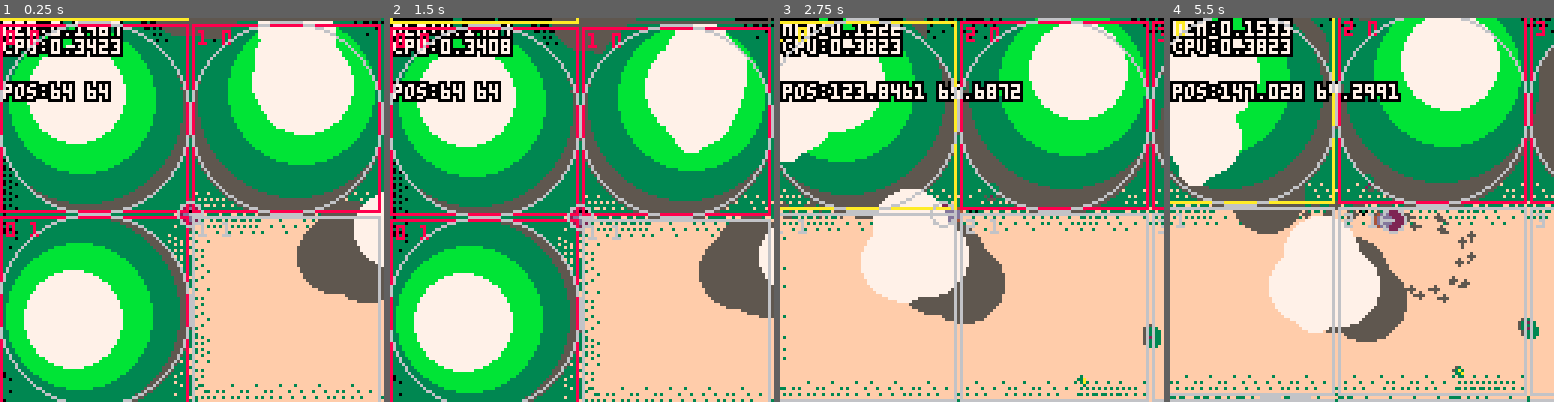
Above: before the commit, frames 1-4 (left to right).
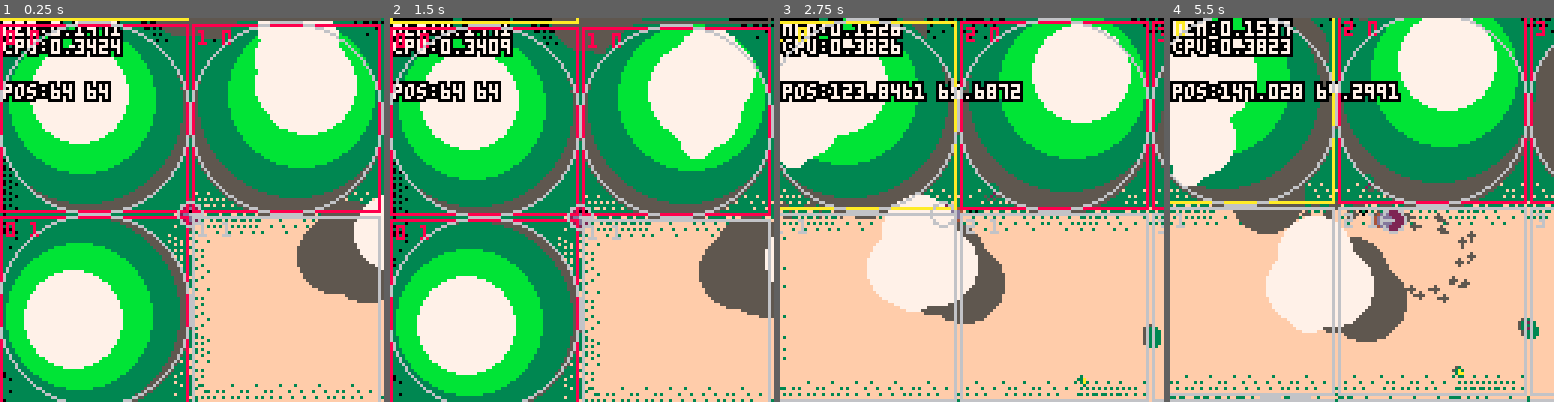
Above: after the commit, the same moments.

Repository: seleb/DuckDuckOnTheLoose
Game: PICO-8 cartridge forest.p8
Two runs of this game, one before a commit and one after it. Both use one fixed random seed, a clock stepped at 60 frames per second and the inputs below.
Inputs:
- Up to frame 1 (0.25 s): no input
- Up to frame 2 (1.5 s): no input
- Up to frame 3 (2.75 s): hold Right 1.6-2.1 s; hold Up 2.15-2.42 s; hold Right from 2.47 s (still down)
- Up to frame 4 (5.5 s): release Right at 3.03 s; hold Left 3.08-3.58 s; hold Down 3.63-3.97 s; hold Right 4.02-4.68 s; hold Up 4.73-5.03 s; hold Left from 5.08 s (still down)

The runs differ from the first frame. In frame 1, 1.3% of the frame differs, in the area x 7-100%, y 0-66%; in frame 2, 4.1%; in frame 3, 4.3%, in the area x 0-100%, y 0-84%; in frame 4, 2.8%.

Commit message:
perspective animates subtly

Diff:
--- a/forest.p8
+++ b/forest.p8
@@ -292,6 +292,9 @@
 end
 
 function _update()
+
+ perspective_offset[1]=64+sin(time()/9)*4
+ perspective_offset[2]=80+sin(time()/11)*4
 
  local v_dif={0,0}
  if btn(0) then v_dif[1] -= p.speed[1] end
